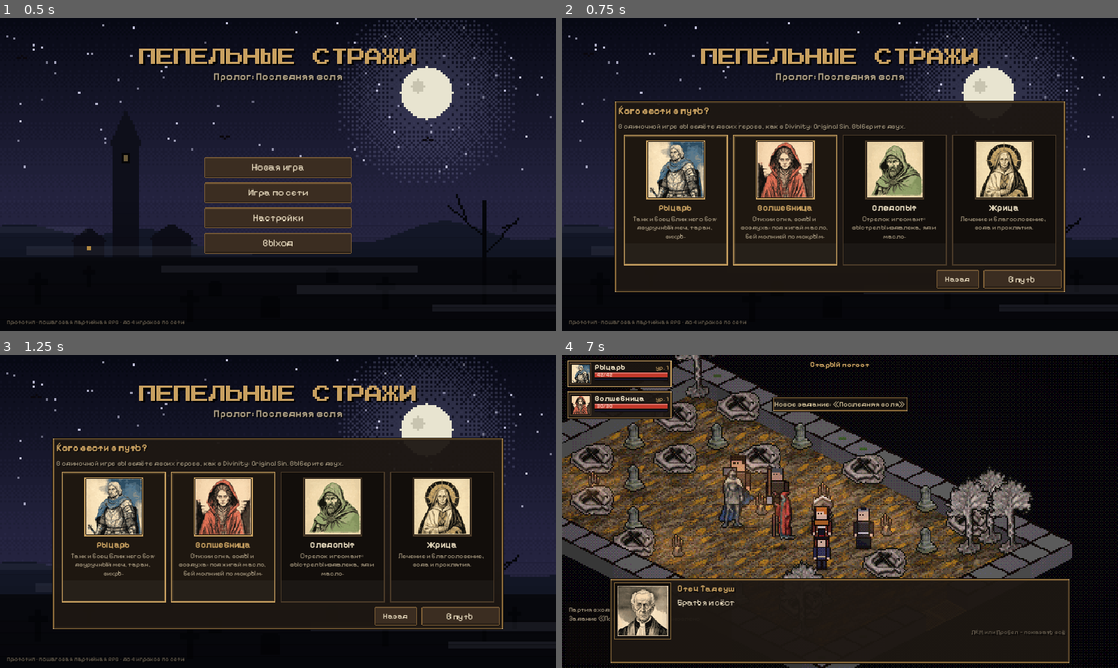
Above: before the commit, frames 1-4 (two rows, left to right).
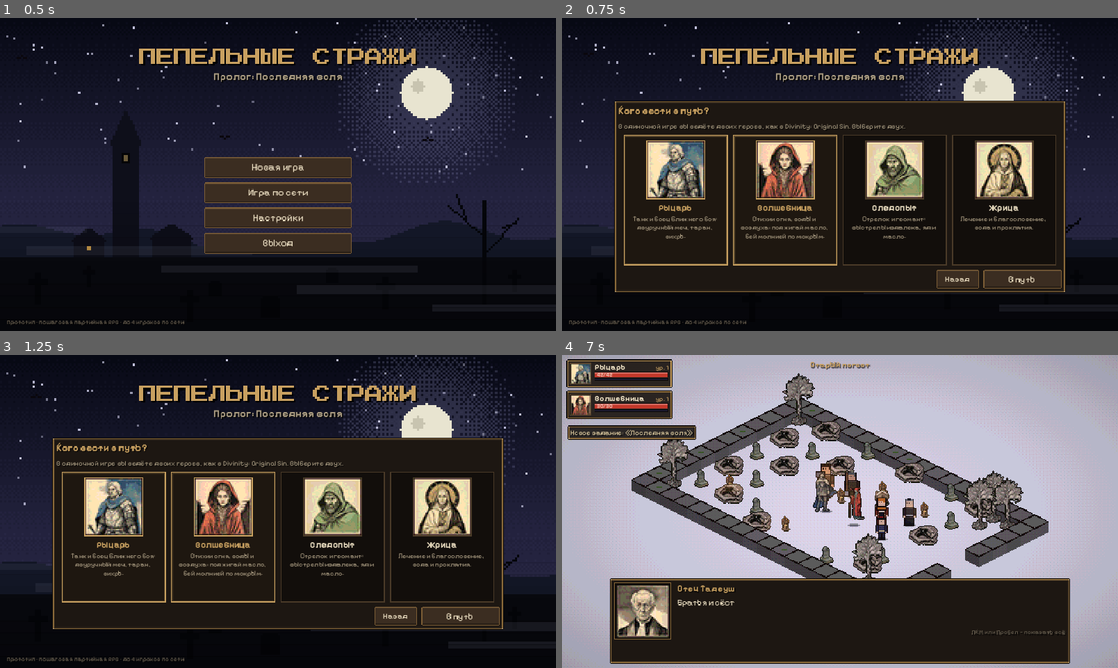
Above: after the commit, the same moments.

Repository: rsfbhdr143/rpg
Game: Godot game, scene res://scenes/title.tscn
The game is run twice, just before and just after one commit, with the same random seed, the same clock (stepped at 60 frames per second) and the same inputs.
Inputs (mouse positions are in pixels of both pictures, inside the frame that each line leads up to):
- Up to frame 1 (0.5 s): no input
- Up to frame 2 (0.75 s): click "Новая игра" at 0.5 s
- Up to frame 3 (1.25 s): no input
- Up to frame 4 (7 s): click "Назад" at 1.25 s; click "Новая игра" at 2 s; click "В путь" at 2.75 s; tap Enter at 3.5, 5 s; drag from (840, 511) to (895, 442) at 3.52 s; tap Space at 4.25, 5.75, 6.77 s; drag from (840, 511) to (812, 574) at 4.27 s; move the mouse to (895, 442) at 5.02 s; hold D 5.03-5.75 s; tap Keypad Enter at 5.1 s; drag from (812, 574) to (673, 464) at 5.77 s; move the mouse to (1006, 558) at 6.52 s; hold A from 6.53 s (still down); tap 9 at 6.6 s

Frame 1 is identical in both runs. In frame 2, 2.7% of the frame differs, in the area x 15-85%, y 39-58%; in frame 3, 2.7%; in frame 4, 71%, in the area x 0-100%, y 0-100%.

Commit message:
Второй прогон на ПК: интерфейс не закрывает карту, края карты, спутники, портреты
- Сообщения слева под портретами отряда (не больше 4), «Ваш ход» под очередью ходов, в разговоре
  прячутся журнал боя и совет; окна непрозрачные; лист героя выше; заголовок окна по вкладке
- За краем карты — темнеющая земля в цвет фона вместо чёрных углов изометрического ромба
- Дальность навыка голубая, клетка под курсором в светло-тёмной рамке: видно на любом полу
- Спутник встаёт рядом с ведущим сбоку, а не прямо за спиной
- Рисованные портреты уменьшаются до крупных пикселей и урезанной палитры; зверь в портрете крупно
- Жители убегают с погоста, когда встают мертвецы, и возвращаются после боя
- Пиксели по умолчанию снова ×2 (карта видна целиком), версия настроек 3
- ui_tour: из «хаба» разговора выходит, перебирая ответы (исправление с ПК)

Co-Authored-By: Claude Opus 5.5 <noreply@anthropic.com>
Claude-Session: https://claude.ai/code/session_01R5FTterdKVTws7a6vcMaNU

Diff:
--- a/data/story/dialogues.json
+++ b/data/story/dialogues.json
@@ -506,6 +506,21 @@
             "music": "combat_undead"
           },
           {
+            "hide_npc": "sych"
+          },
+          {
+            "hide_npc": "marta"
+          },
+          {
+            "hide_npc": "pipin"
+          },
+          {
+            "hide_npc": "gunter"
+          },
+          {
+            "hide_npc": "tadeush"
+          },
+          {
             "combat": "cemetery_rising"
           }
         ]
@@ -523,6 +538,21 @@
         "do": [
           {
             "music": "funeral"
+          },
+          {
+            "show_npc": "sych"
+          },
+          {
+            "show_npc": "marta"
+          },
+          {
+            "show_npc": "pipin"
+          },
+          {
+            "show_npc": "gunter"
+          },
+          {
+            "show_npc": "tadeush"
           }
         ],
         "next": "a2"
--- a/scripts/net/game_session.gd
+++ b/scripts/net/game_session.gd
@@ -1000,20 +1000,33 @@
 
 ## Куда встать спутнику: позади ведущего, на свободной клетке рядом с концом пути.
 func _follow_spot(path: Array, reserved: Dictionary, blockers: Dictionary) -> Vector2i:
+	# Спутник встаёт рядом с ведущим, но не прямо за ним по экрану (в изометрии он бы спрятался за спину):
+	# выбираем ближнюю свободную клетку, лучше всего — сбоку на том же уровне экрана.
 	var dest: Vector2i = path[-1]
-	var candidates: Array = []
-	for i in range(path.size() - 2, -1, -1):
-		candidates.append(path[i])
-		if candidates.size() >= 2:
-			break
+	var best := dest
+	var best_score := 1e9
 	for r in [1, 2, 3]:
 		for c in grid.cells_in_radius(dest, r):
-			candidates.append(c)
-	for c in candidates:
-		var cell: Vector2i = c
-		if grid.is_walkable(cell) and not reserved.has(cell) and not blockers.has(cell) and exit_at(cell).is_empty():
-			return cell
-	return dest
+			var cell: Vector2i = c
+			if cell == dest or not grid.is_walkable(cell) or reserved.has(cell) or blockers.has(cell) \
+					or not exit_at(cell).is_empty():
+				continue
+			var dx := cell.x - dest.x
+			var dy := cell.y - dest.y
+			var sx := absi(dx - dy)      # сдвиг по экрану вбок (в полуклетках)
+			var sy := dx + dy            # < 0 — выше по экрану, то есть за спиной
+			var score := float(SurfaceGrid.distance(cell, dest)) * 10.0
+			if sx == 0:
+				score += 30.0 if sy < 0 else 12.0
+			score -= float(mini(sx, 2)) * 2.0   # чем дальше вбок, тем лучше видно обоих
+			if path.size() >= 2 and cell == path[-2]:
+				score -= 4.0             # шаг назад по пути — естественно, если он не прячет спутника
+			if score < best_score:
+				best_score = score
+				best = cell
+		if best_score < 25.0:
+			break
+	return best
 
 
 func _cmd_talk(pid: int, cmd: Dictionary) -> String:
--- a/scripts/ui/char_sheet.gd
+++ b/scripts/ui/char_sheet.gd
@@ -14,7 +14,7 @@
 
 func _ready() -> void:
 	theme = UiTheme.theme()
-	custom_minimum_size = Vector2(1080, 600)
+	custom_minimum_size = Vector2(1080, 650)
 	UiTheme.center(self, custom_minimum_size)
 	mouse_filter = Control.MOUSE_FILTER_STOP
 	visible = false
@@ -104,7 +104,7 @@
 
 func _column(title: String, width: float) -> Array:
 	var sc := ScrollContainer.new()
-	sc.custom_minimum_size = Vector2(width, 400)
+	sc.custom_minimum_size = Vector2(width, 470)
 	sc.horizontal_scroll_mode = ScrollContainer.SCROLL_MODE_DISABLED
 	var v := UiTheme.vbox(4)
 	v.custom_minimum_size = Vector2(width - 14, 0)
@@ -171,7 +171,7 @@
 		if rank == 0 and not editable:
 			continue
 		var cost := Progression.ability_cost(rank + 1)
-		var col := UiTheme.TEXT if rank > 0 else UiTheme.TEXT_FAINT
+		var col := UiTheme.TEXT if rank > 0 else UiTheme.TEXT_DIM
 		_row(v, "%s  %d" % [def.get("name", ab), rank], col, "+", editable and Progression.can_raise_ability(h, str(ab)),
 			{"type": "raise_ability", "unit": h.uid, "ability": ab},
 			"%s\nСледующий ранг стоит %d очк." % [str(def.get("description", "")), cost])
--- a/scripts/ui/game_screen.gd
+++ b/scripts/ui/game_screen.gd
@@ -190,8 +190,7 @@
 	if session == null:
 		return
 	var data := session.location_data()
-	var style: Dictionary = data.get("style", {})
-	_bg.color = Color(str(style.get("bg", "0b0a0c")))
+	_bg.color = world.bg_color
 	if session.mode != "combat":
 		GameAudio.music(str(data.get("music", "")))
 	GameAudio.ambient(str(data.get("ambient", "")))
@@ -329,7 +328,7 @@
 			GameAudio.stinger("level_up")
 			var u := session.unit_by_uid(uid)
 			if u != null:
-				hud.toast("%s: уровень %d! Откройте лист героя (C), чтобы потратить очки." % [u.display_name, int(e.get("level", u.level))], UiTheme.GOLD, 4.5)
+				hud.toast("%s: уровень %d! Очки — в листе героя (C)" % [u.display_name, int(e.get("level", u.level))], UiTheme.GOLD, 4.5)
 			return 0.4
 		"quest":
 			var qn := str(GameData.quest(str(e.get("quest", ""))).get("name", e.get("quest", "")))
--- a/scripts/ui/game_settings.gd
+++ b/scripts/ui/game_settings.gd
@@ -6,10 +6,10 @@
 const PATH := "user://settings.cfg"
 const VOLUME_BUSES := {"music": "Music", "sfx": "SFX", "ambient": "Ambient", "ui": "UI"}
 ## Растёт, когда меняются значения по умолчанию: старый файл настроек тогда их не перебивает.
-const VERSION := 2
+const VERSION := 3
 
 static var values := {
-	"fullscreen": false, "pixel_scale": 3, "posterize": true, "shake": true,
+	"fullscreen": false, "pixel_scale": 2, "posterize": true, "shake": true,
 	"text_speed": 60.0, "player_name": "Игрок", "server_url": "ws://127.0.0.1:8910",
 }
 static var _loaded := false
--- a/scripts/ui/hud.gd
+++ b/scripts/ui/hud.gd
@@ -18,6 +18,7 @@
 var quest_panel: PanelContainer
 var gold_label: Label
 var log_label: RichTextLabel
+var log_panel: PanelContainer
 var toast_box: VBoxContainer
 var banner: Label
 var sub_banner: Label
@@ -124,6 +125,7 @@
 	sb.set_content_margin_all(6)
 	p.add_theme_stylebox_override("panel", sb)
 	UiTheme.place(p, Control.PRESET_BOTTOM_LEFT, Vector2(10, -150), Vector2(380, 140))
+	log_panel = p
 	p.mouse_filter = Control.MOUSE_FILTER_IGNORE
 	add_child(p)
 	log_label = RichTextLabel.new()
@@ -138,8 +140,8 @@
 
 func _build_messages() -> void:
 	toast_box = UiTheme.vbox(4)
-	UiTheme.place(toast_box, Control.PRESET_CENTER_TOP, Vector2(-260, 96), Vector2(520, 10))
-	toast_box.grow_vertical = Control.GROW_DIRECTION_END
+	# сообщения — слева под портретами отряда, чтобы не закрывать середину карты
+	UiTheme.place(toast_box, Control.PRESET_TOP_LEFT, Vector2(12, 160), Vector2(420, 10))
 	toast_box.alignment = BoxContainer.ALIGNMENT_BEGIN
 	toast_box.mouse_filter = Control.MOUSE_FILTER_IGNORE
 	add_child(toast_box)
@@ -152,7 +154,7 @@
 	add_child(banner)
 	sub_banner = UiTheme.label("", 20, UiTheme.TEXT, "bold")
 	sub_banner.horizontal_alignment = HORIZONTAL_ALIGNMENT_CENTER
-	UiTheme.place(sub_banner, Control.PRESET_CENTER, Vector2(-400, -100), Vector2(800, 30))
+	UiTheme.place(sub_banner, Control.PRESET_CENTER_TOP, Vector2(-400, 90), Vector2(800, 30))
 	sub_banner.modulate.a = 0.0
 	add_child(sub_banner)
 	card_title = UiTheme.label("", 24, Color("f0dcae"), "title")
@@ -243,7 +245,17 @@
 	action_bar.visible = not dlg
 	quest_panel.visible = not dlg
 	end_turn_btn.visible = end_turn_btn.visible and not dlg
-	if _tips.size() > 0 or tip_panel.visible:
+	log_panel.visible = not dlg
+	toast_box.offset_top = party_box.position.y + party_box.size.y + 14.0
+	toast_box.offset_bottom = toast_box.offset_top + 10.0
+	if dlg:
+		# окно разговора внизу во всю ширину: совет подождёт
+		if tip_panel.visible:
+			_tips.push_front(tip_label.text)
+			tip_label.text = ""
+			tip_panel.visible = false
+			_tip_t = 0.0
+	elif _tips.size() > 0 or tip_panel.visible:
 		_tip_t -= get_process_delta_time()
 		if _tip_t <= 0.0:
 			if _tips.is_empty():
@@ -324,12 +336,11 @@
 	var p := PanelContainer.new()
 	p.add_theme_stylebox_override("panel", UiTheme.frame(Color("15110e"), UiTheme.GOLD_DIM, UiTheme.INK, Color("221a14"), 0.9, 3))
 	p.mouse_filter = Control.MOUSE_FILTER_IGNORE
-	p.size_flags_horizontal = Control.SIZE_SHRINK_CENTER
-	var l := UiTheme.label(text, 17, color)
-	l.horizontal_alignment = HORIZONTAL_ALIGNMENT_CENTER
+	p.size_flags_horizontal = Control.SIZE_SHRINK_BEGIN
+	var l := UiTheme.label(text, 16, color)
 	p.add_child(l)
 	toast_box.add_child(p)
-	if toast_box.get_child_count() > 5:
+	if toast_box.get_child_count() > 4:
 		toast_box.get_child(0).queue_free()
 	var tw := p.create_tween()
 	p.modulate.a = 0.0
--- a/scripts/ui/icon_art.gd
+++ b/scripts/ui/icon_art.gd
@@ -390,6 +390,8 @@
 	"smoldering_seal": ["bead", "ff6a30"], "gold": ["coin", "f0c040"],
 }
 
+
+static var _pix_cache: Dictionary = {}
 
 static func draw_glyph(ci: CanvasItem, glyph: String, rect: Rect2, color: Color, dim := false) -> void:
 	var rows: Array = GLYPHS.get(glyph, GLYPHS["question"])
@@ -466,22 +468,53 @@
 static func portrait(ci: CanvasItem, id: String, rect: Rect2, t := 0.0, dead := false) -> void:
 	var mod := Color(0.45, 0.45, 0.45) if dead else Color.WHITE
 	var fr := SpriteLibrary.frame("portraits", id)
+	var src := Rect2()
 	if not fr.is_empty():
-		ci.draw_texture_rect_region(fr["texture"], rect, fr["region"], mod)
-		return
-	fr = SpriteLibrary.frame("units", id)
+		src = fr["region"]
+	else:
+		fr = SpriteLibrary.frame("units", id)
+		if not fr.is_empty():
+			var region: Rect2 = fr["region"]
+			var side := minf(region.size.x, region.size.y * 0.6)
+			src = Rect2(region.position.x + (region.size.x - side) * 0.5, region.position.y, side, side)
 	if not fr.is_empty():
-		var region: Rect2 = fr["region"]
-		var side := minf(region.size.x, region.size.y * 0.6)
-		var src := Rect2(region.position.x + (region.size.x - side) * 0.5, region.position.y, side, side)
 		ci.draw_rect(rect, Color("221a14"))
-		ci.draw_texture_rect_region(fr["texture"], rect, src, mod)
+		var px := clampi(roundi(minf(rect.size.x, rect.size.y) / 3.0), 20, 48)
+		var tex := _pixelated(fr["texture"], src, px)
+		if tex != null:
+			ci.draw_texture_rect(tex, rect, false, mod)
+		else:
+			ci.draw_texture_rect_region(fr["texture"], rect, src, mod)
 		return
 	PixelArt.draw_portrait(ci, id, rect, t)
 	if dead:
 		ci.draw_rect(rect, Color(0.1, 0.05, 0.05, 0.55))
 
 
+## Рисованный портрет крупными пикселями, как мир на экране: уменьшаем до px×px и урезаем палитру.
+static func _pixelated(tex: Texture2D, src: Rect2, px: int) -> Texture2D:
+	var key := "%d|%s|%d" % [tex.get_instance_id(), src, px]
+	if _pix_cache.has(key):
+		return _pix_cache[key]
+	var img := tex.get_image()
+	if img == null:
+		return null
+	if img.is_compressed():
+		img.decompress()
+	img = img.get_region(Rect2i(src))
+	img.convert(Image.FORMAT_RGBA8)
+	img.resize(px, px, Image.INTERPOLATE_LANCZOS)
+	var levels := 10.0
+	for y in px:
+		for x in px:
+			var c := img.get_pixel(x, y)
+			img.set_pixel(x, y, Color(roundf(c.r * levels) / levels, roundf(c.g * levels) / levels,
+				roundf(c.b * levels) / levels, 1.0 if c.a > 0.5 else 0.0))
+	var out := ImageTexture.create_from_image(img)
+	_pix_cache[key] = out
+	return out
+
+
 ## Цвет статуса для полоски над головой (тот же, что у значка).
 static func status_color(status_id: String) -> Color:
 	var e: Array = STATUSES.get(status_id, ["question", "c8c8c8"])
--- a/scripts/ui/journal.gd
+++ b/scripts/ui/journal.gd
@@ -10,6 +10,7 @@
 var _list: VBoxContainer
 var _detail: VBoxContainer
 var _tab_buttons: Dictionary = {}
+var _title: Label
 
 
 func _ready() -> void:
@@ -22,9 +23,9 @@
 	add_child(root)
 	var top := UiTheme.hbox(8)
 	root.add_child(top)
-	var title := UiTheme.label("Журнал", 22, UiTheme.GOLD, "bold")
-	title.size_flags_horizontal = Control.SIZE_EXPAND_FILL
-	top.add_child(title)
+	_title = UiTheme.label("Журнал", 22, UiTheme.GOLD, "bold")
+	_title.size_flags_horizontal = Control.SIZE_EXPAND_FILL
+	top.add_child(_title)
 	for t in [["quests", "Задания (J)"], ["bag", "Сумка (I)"]]:
 		var b := UiTheme.button(str(t[1]), func() -> void: open(str(t[0])), 16)
 		_tab_buttons[str(t[0])] = b
@@ -69,6 +70,7 @@
 	if key == _key:
 		return
 	_key = key
+	_title.text = "Журнал заданий" if tab == "quests" else "Сумка отряда"
 	for t in _tab_buttons:
 		(_tab_buttons[t] as Button).disabled = t == tab
 	for c in _list.get_children():
--- a/scripts/ui/pixel_art.gd
+++ b/scripts/ui/pixel_art.gd
@@ -275,7 +275,9 @@
 	var s := floorf(side / 24.0) if side >= 48.0 else side / 24.0
 	var ghost := Color(1, 1, 1, 1)
 	if lk.has("beast"):
-		_draw_beast(ci, lk, rect.position + Vector2(rect.size.x * 0.5, rect.size.y - 2 * s), 1, t, s * 1.4, ghost)
+		# зверь крупно: голова и грудь по центру
+		var kb := s * 1.5
+		_draw_beast(ci, lk, rect.get_center() - Vector2(9.0, -14.0) * kb, 1, t, kb, ghost)
 		return
 	var o := rect.position + Vector2(rect.size.x * 0.5, 35.0 * s)
 	_draw_humanoid(ci, lk, o, 1, t, s, ghost)
--- a/scripts/ui/ui_theme.gd
+++ b/scripts/ui/ui_theme.gd
@@ -68,7 +68,7 @@
 	var t := Theme.new()
 	t.default_font = font("body")
 	t.default_font_size = 18
-	var panel := frame(PANEL, GOLD_DIM, INK, Color("2c231a"), 0.95)
+	var panel := frame(PANEL, GOLD_DIM, INK, Color("2c231a"), 1.0)
 	t.set_stylebox("panel", "PanelContainer", panel)
 	t.set_stylebox("panel", "Panel", panel)
 	t.set_stylebox("panel", "PopupPanel", panel)
@@ -230,7 +230,7 @@
 	for y in n:
 		for x in n:
 			var edge := x == 0 or y == 0 or x == n - 1 or y == n - 1
-			img.set_pixel(x, y, border if edge else (fill.lightened(0.04) if y == n - 2 else fill))
+			img.set_pixel(x, y, border if edge else fill)
 	_boxes[key] = _box(img, 1, 1)
 	return _boxes[key]
 
--- a/scripts/ui/world_view.gd
+++ b/scripts/ui/world_view.gd
@@ -26,6 +26,7 @@
 var time := 0.0
 var zoom := 1
 var focus := Vector2.ZERO          # за чем следит камера (точка мира)
+var bg_color := Color("0b0a0c")    # цвет за краем карты (фон экрана подбирается под него)
 var pan := Vector2.ZERO            # сдвиг камеры игроком
 var idle := true                   # GameScreen: события проиграны, можно ставить всех на их клетки
 var hover_cell := Vector2i(-99, -99)
@@ -211,6 +212,8 @@
 	m.set_shader_parameter("floor_dark", Color(str(style.get("dark", a.darkened(0.28).to_html(false)))))
 	m.set_shader_parameter("floor_light", Color(str(style.get("light", a.lightened(0.12).to_html(false)))))
 	m.set_shader_parameter("speck", Color(str(style.get("speck", Color(a.r * 1.15, a.g * 1.4, a.b * 1.05).to_html(false)))))
+	bg_color = Color(str(style["bg"])) if style.has("bg") else a.darkened(0.8)
+	m.set_shader_parameter("outer_color", bg_color)
 	# своя текстура пола из data/sprites.json (только если она задана именно для этой локации)
 	var tex: Texture2D = null
 	var locs: Dictionary = SpriteLibrary.bindings.get("locations", {})
@@ -227,7 +230,7 @@
 
 func _draw_ground() -> void:
 	if grid_w > 0:
-		_ground.draw_rect(_bounds, Color.WHITE)
+		_ground.draw_rect(_bounds.grow(TW * 12), Color.WHITE)
 
 
 ## Клетки -> маленькая текстура для шейдера: стены, поверхности, выходы.
--- a/shaders/ground.gdshader
+++ b/shaders/ground.gdshader
@@ -3,6 +3,7 @@
 // Данные приходят маленькими текстурами размером с карту (одна точка = одна клетка):
 //   cells_tex: r = 1 непроходимо, g = номер поверхности (палитра surf_pal), b = 1 выход
 //   hl_tex:    r = можно дойти, g = дальность навыка, b = область удара, a = путь
+// За краем карты — та же земля, темнеющая к цвету фона (outer_color), чтобы не было чёрных углов.
 shader_type canvas_item;
 render_mode unshaded;
 
@@ -23,6 +24,7 @@
 uniform float grid_alpha = 0.0;
 uniform vec2 hover = vec2(-99.0, -99.0);
 uniform vec4 hover_color : source_color = vec4(1.0, 1.0, 1.0, 1.0);
+uniform vec4 outer_color : source_color = vec4(0.04, 0.04, 0.05, 1.0);
 
 varying vec2 world;
 
@@ -90,11 +92,21 @@
 	vec2 p = floor(world) + 0.5;
 	vec2 g = vec2((p.x / 16.0 + p.y / 8.0) * 0.5, (p.y / 8.0 - p.x / 16.0) * 0.5);
 	ivec2 c = ivec2(floor(g));
-	if (c.x < 0 || c.y < 0 || c.x >= grid_size.x || c.y >= grid_size.y) {
-		discard;
-	}
 	float t = floor(TIME * 8.0) / 8.0;
 	float d = bayer4(p);
+	if (c.x < 0 || c.y < 0 || c.x >= grid_size.x || c.y >= grid_size.y) {
+		// за краем карты: пол темнеет и растворяется в цвете фона
+		vec2 out_d = max(-g, g - vec2(grid_size));
+		float k = clamp(max(out_d.x, out_d.y) / 6.0, 0.0, 1.0);
+		float n0 = noise(p / 27.0 + vec2(0.5, 0.2)) * 0.6 + noise(p / 90.0) * 0.4;
+		vec3 oc = n0 + (d - 0.5) * 0.2 > 0.5 ? floor_b.rgb : floor_dark.rgb;
+		if (use_floor_tex) oc = texture(floor_tex, g / floor_tex_cells).rgb;
+		oc *= 0.62 - 0.22 * k;
+		if (hash(vec2(floor(p.x), floor(p.y * 0.5))) > 0.985) oc = floor_dark.rgb * 0.7;
+		if (k * 1.1 + (d - 0.5) * 0.5 + (n0 - 0.5) * 0.4 > 0.7) oc = outer_color.rgb;
+		COLOR = vec4(oc, 1.0);
+		return;
+	}
 	// неровные края пятен: клетка берётся со смещением по шуму
 	vec2 wob = vec2(noise(p / 61.0), noise(p / 61.0 + vec2(0.37, 0.71))) - 0.5;
 	ivec2 cw = ivec2(floor(g + wob * 0.62));
@@ -144,7 +156,11 @@
 	// бой: сетка и подсветка
 	vec4 hl = texelFetch(hl_tex, c, 0);
 	if (grid_alpha > 0.0 && edge < 0.034) col *= 1.0 - grid_alpha;
-	if (hl.g > 0.5 && d < 0.25) col = mix(col, vec3(1.0, 0.92, 0.5), 0.5);
+	if (hl.g > 0.5) {
+		// дальность навыка: холодный голубой, заметен и на рыжей листве, и на траве
+		if (d < 0.375) col = mix(col, vec3(0.62, 0.95, 1.0), 0.45);
+		if (edge < 0.04) col = mix(col, vec3(0.55, 0.9, 1.0), 0.55);
+	}
 	if (hl.r > 0.5) {
 		if (d < 0.5) col = mix(col, vec3(0.75, 0.9, 1.0), 0.18);
 		if (edge < 0.04) col = mix(col, vec3(0.7, 0.85, 1.0), 0.35);
@@ -157,8 +173,9 @@
 		if (d < 0.75) col = mix(col, vec3(1.0, 0.35, 0.2), 0.45);
 		if (edge < 0.05) col = vec3(1.0, 0.55, 0.3);
 	}
-	if (float(c.x) == hover.x && float(c.y) == hover.y && edge < 0.06) {
-		col = mix(col, hover_color.rgb, 0.85);
+	if (float(c.x) == hover.x && float(c.y) == hover.y && edge < 0.075) {
+		// клетка под курсором: светлая рамка через пиксель с тёмной, видна на любом полу
+		col = d < 0.5 ? hover_color.rgb : vec3(0.06, 0.05, 0.04);
 	}
 	COLOR = vec4(col, 1.0);
 }
--- a/tests/ui_tour.gd
+++ b/tests/ui_tour.gd
@@ -10,6 +10,7 @@
 var shots := 0
 var net: Node
 var screen: Node
+var _tried := {}   # уже выбранные ответы ("диалог/узел/индекс")
 
 
 func _initialize() -> void:
@@ -171,8 +172,16 @@
 	var ch: Array = v.get("choices", [])
 	if ch.is_empty():
 		net.call("send_command", {"type": "dialogue_next"})
-	else:
-		net.call("send_command", {"type": "dialogue_choice", "index": int((ch[0] as Dictionary).get("index", 0))})
+		return
+	# первый ещё не выбранный ответ, иначе последний — так из «хаба» разговора можно выйти
+	var where := "%s/%s/" % [v.get("id", ""), v.get("node", "")]
+	var pick: Dictionary = ch[-1]
+	for c in ch:
+		if not _tried.has(where + str(c.get("index", 0))):
+			pick = c
+			break
+	_tried[where + str(pick.get("index", 0))] = true
+	net.call("send_command", {"type": "dialogue_choice", "index": int(pick.get("index", 0))})
 
 
 func _finish_dialogue() -> void:
